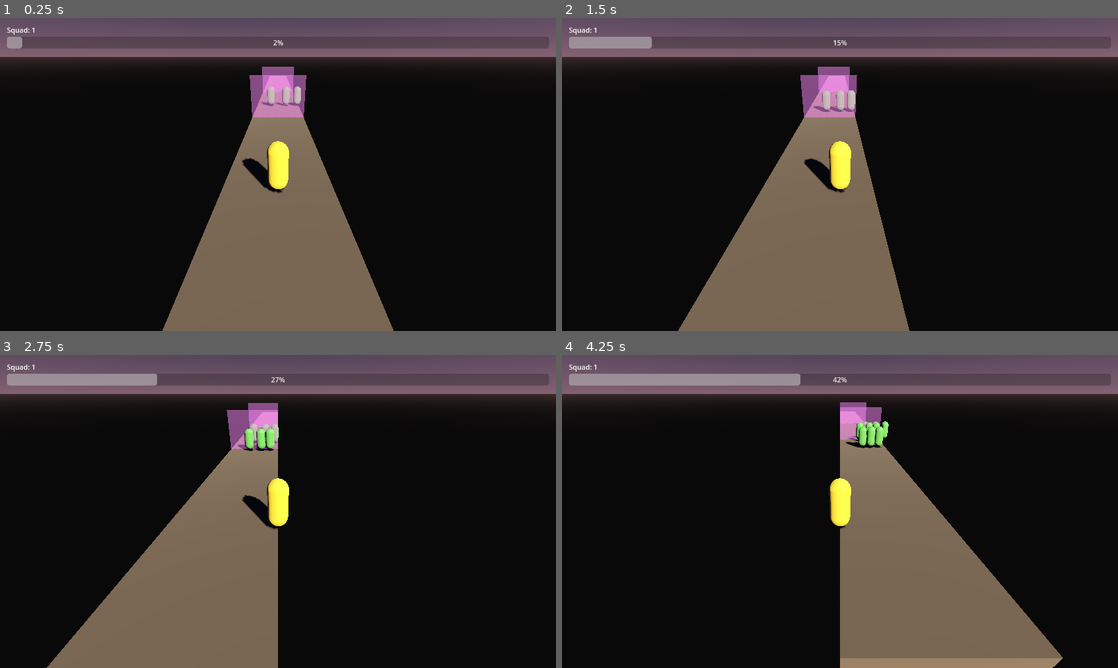
Above: before the commit, frames 1-4 (two rows, left to right).
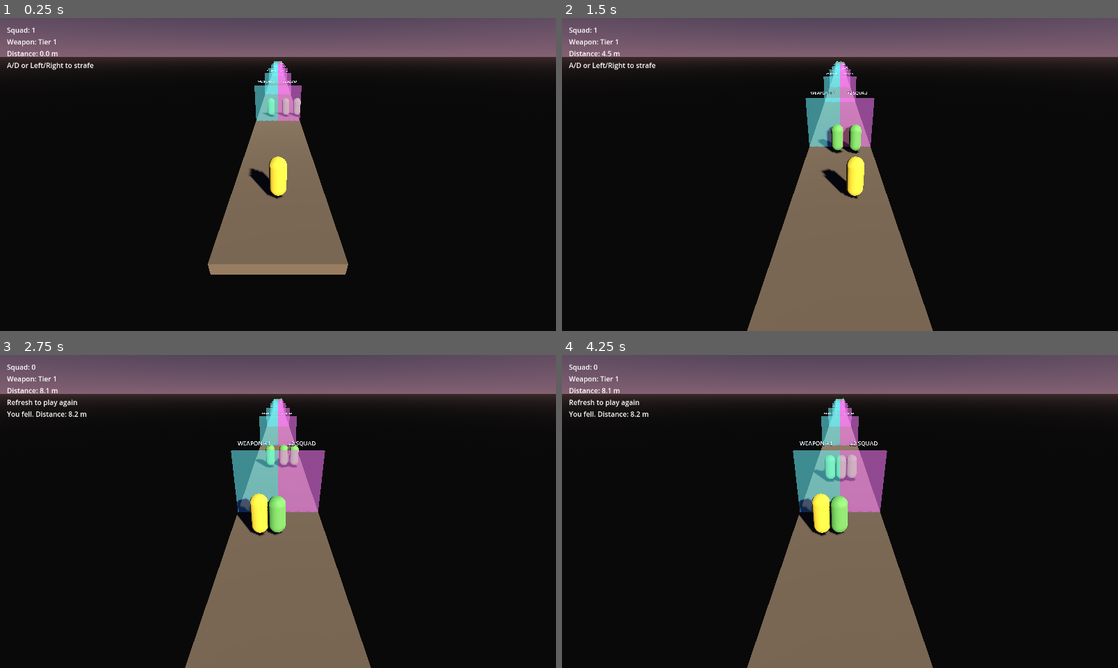
Above: after the commit, the same moments.

Repository: PawandeepSinghKhalsa/Hold-the-Line
Game: Godot game, scene res://scenes/main.tscn
Same seed, same stepped clock (60 frames per second), same inputs: the game is played once before the commit and once after it.
Inputs:
- Up to frame 1 (0.25 s): no input
- Up to frame 2 (1.5 s): hold D (move_right) 0.53-1.28 s; tap Space (supercharge, bound only before the commit) at 0.6, 1.35 s; hold A (move_left) from 1.28 s (still down)
- Up to frame 3 (2.75 s): release A (move_left) at 2.03 s; hold D (move_right) from 2.03 s (still down); tap Space (supercharge, bound only before the commit) at 2.1 s
- Up to frame 4 (4.25 s): tap Space (supercharge, bound only before the commit) at 2.85, 3.6 s; release D (move_right) at 3.53 s; hold A (move_left) from 3.53 s (still down)

The runs differ from the first frame. In frame 1, 15% of the frame differs, in the area x 1-99%, y 6-100%; in frame 2, 14%; in frame 3, 25%, in the area x 1-99%, y 3-100%; in frame 4, 25%.
Error after the commit: Parse Error: Cannot infer the type of "angle" variable because the value doesn't have a set type. (res://scripts/gate.gd:48)

Commit message:
Pivot to endless-runner gameplay with split gates
- Soldier auto-runs forward; removes push-back tug-of-war entirely
- Lateral input is now the only player control (A/D or arrow keys)
- Leader soldier auto-fires like the clones using shared weapon stats
- Split gates: left half upgrades weapon tier, right half multiplies
  squad size — player strafes to pick which half to pass through
- Weapon tiers scale damage, fire rate, and bullet speed across 6 steps
- Camera follows the soldier on Z only so the bridge doesn't slide
  when strafing
- Bridge extended to 120m with a green goal zone at the far end for
  a win condition; HUD shows squad, weapon tier, distance, and end
  state
- Zombies now damage anything in the "shooters" group, so a leader
  left alone can die instead of being invincible

https://claude.ai/code/session_01WNZkPqonAe5zQESFZUsP36

Diff:
--- a/project.godot
+++ b/project.godot
@@ -25,16 +25,13 @@
 move_left={
 "deadzone": 0.5,
 "events": [Object(InputEventKey,"resource_local_to_scene":false,"resource_name":"","device":-1,"window_id":0,"alt_pressed":false,"shift_pressed":false,"ctrl_pressed":false,"meta_pressed":false,"pressed":false,"keycode":65,"physical_keycode":0,"key_label":0,"unicode":97,"echo":false,"script":null)
+, Object(InputEventKey,"resource_local_to_scene":false,"resource_name":"","device":-1,"window_id":0,"alt_pressed":false,"shift_pressed":false,"ctrl_pressed":false,"meta_pressed":false,"pressed":false,"keycode":4194319,"physical_keycode":0,"key_label":0,"unicode":0,"echo":false,"script":null)
 ]
 }
 move_right={
 "deadzone": 0.5,
 "events": [Object(InputEventKey,"resource_local_to_scene":false,"resource_name":"","device":-1,"window_id":0,"alt_pressed":false,"shift_pressed":false,"ctrl_pressed":false,"meta_pressed":false,"pressed":false,"keycode":68,"physical_keycode":0,"key_label":0,"unicode":100,"echo":false,"script":null)
-]
-}
-supercharge={
-"deadzone": 0.5,
-"events": [Object(InputEventKey,"resource_local_to_scene":false,"resource_name":"","device":-1,"window_id":0,"alt_pressed":false,"shift_pressed":false,"ctrl_pressed":false,"meta_pressed":false,"pressed":false,"keycode":32,"physical_keycode":0,"key_label":0,"unicode":32,"echo":false,"script":null)
+, Object(InputEventKey,"resource_local_to_scene":false,"resource_name":"","device":-1,"window_id":0,"alt_pressed":false,"shift_pressed":false,"ctrl_pressed":false,"meta_pressed":false,"pressed":false,"keycode":4194321,"physical_keycode":0,"key_label":0,"unicode":0,"echo":false,"script":null)
 ]
 }
 
--- a/scenes/gate.tscn
+++ b/scenes/gate.tscn
@@ -1,28 +1,70 @@
-[gd_scene load_steps=4 format=3]
+[gd_scene load_steps=7 format=3]
 
 [ext_resource type="Script" path="res://scripts/gate.gd" id="1_gate"]
 [ext_resource type="PackedScene" path="res://scenes/clone.tscn" id="2_clone"]
 
-[sub_resource type="BoxShape3D" id="BoxShape3D_gate"]
-size = Vector3(4, 3, 0.4)
+[sub_resource type="BoxShape3D" id="BoxShape3D_half"]
+size = Vector3(2, 3, 0.4)
 
-[sub_resource type="BoxMesh" id="BoxMesh_gate"]
-size = Vector3(4, 3, 0.1)
+[sub_resource type="BoxMesh" id="BoxMesh_half"]
+size = Vector3(2, 3, 0.1)
 
-[sub_resource type="StandardMaterial3D" id="StandardMaterial3D_gate"]
-albedo_color = Color(0.9, 0.4, 0.9, 0.5)
+[sub_resource type="StandardMaterial3D" id="StandardMaterial3D_weapon"]
+albedo_color = Color(0.25, 0.6, 1, 0.55)
 transparency = 1
+emission_enabled = true
+emission = Color(0.25, 0.6, 1, 1)
+emission_energy_multiplier = 0.3
 
-[node name="Gate" type="Area3D"]
+[sub_resource type="StandardMaterial3D" id="StandardMaterial3D_squad"]
+albedo_color = Color(1, 0.3, 0.8, 0.55)
+transparency = 1
+emission_enabled = true
+emission = Color(1, 0.3, 0.8, 1)
+emission_energy_multiplier = 0.3
+
+[node name="Gate" type="Node3D"]
 script = ExtResource("1_gate")
 clone_scene = ExtResource("2_clone")
-multiplier = 2
+squad_multiplier = 2
+weapon_upgrade_steps = 1
 
-[node name="CollisionShape3D" type="CollisionShape3D" parent="."]
+[node name="LeftHalf" type="Area3D" parent="."]
+transform = Transform3D(1, 0, 0, 0, 1, 0, 0, 0, 1, -1, 0, 0)
+
+[node name="CollisionShape3D" type="CollisionShape3D" parent="LeftHalf"]
 transform = Transform3D(1, 0, 0, 0, 1, 0, 0, 0, 1, 0, 1.5, 0)
-shape = SubResource("BoxShape3D_gate")
+shape = SubResource("BoxShape3D_half")
 
-[node name="Mesh" type="MeshInstance3D" parent="."]
+[node name="Mesh" type="MeshInstance3D" parent="LeftHalf"]
 transform = Transform3D(1, 0, 0, 0, 1, 0, 0, 0, 1, 0, 1.5, 0)
-mesh = SubResource("BoxMesh_gate")
-material_override = SubResource("StandardMaterial3D_gate")
+mesh = SubResource("BoxMesh_half")
+material_override = SubResource("StandardMaterial3D_weapon")
+
+[node name="Label" type="Label3D" parent="LeftHalf"]
+transform = Transform3D(1, 0, 0, 0, 1, 0, 0, 0, 1, 0, 3.3, 0)
+text = "WEAPON +1"
+font_size = 48
+outline_size = 12
+modulate = Color(0.85, 0.95, 1, 1)
+billboard = 1
+
+[node name="RightHalf" type="Area3D" parent="."]
+transform = Transform3D(1, 0, 0, 0, 1, 0, 0, 0, 1, 1, 0, 0)
+
+[node name="CollisionShape3D" type="CollisionShape3D" parent="RightHalf"]
+transform = Transform3D(1, 0, 0, 0, 1, 0, 0, 0, 1, 0, 1.5, 0)
+shape = SubResource("BoxShape3D_half")
+
+[node name="Mesh" type="MeshInstance3D" parent="RightHalf"]
+transform = Transform3D(1, 0, 0, 0, 1, 0, 0, 0, 1, 0, 1.5, 0)
+mesh = SubResource("BoxMesh_half")
+material_override = SubResource("StandardMaterial3D_squad")
+
+[node name="Label" type="Label3D" parent="RightHalf"]
+transform = Transform3D(1, 0, 0, 0, 1, 0, 0, 0, 1, 0, 3.3, 0)
+text = "x2 SQUAD"
+font_size = 48
+outline_size = 12
+modulate = Color(1, 0.9, 1, 1)
+billboard = 1
--- a/scenes/hud.tscn
+++ b/scenes/hud.tscn
@@ -23,10 +23,17 @@
 layout_mode = 2
 text = "Squad: 1"
 
-[node name="SuperchargeBar" type="ProgressBar" parent="Margin/VBox"]
+[node name="WeaponLabel" type="Label" parent="Margin/VBox"]
 layout_mode = 2
-max_value = 100.0
-value = 0.0
+text = "Weapon: Tier 1"
+
+[node name="DistanceLabel" type="Label" parent="Margin/VBox"]
+layout_mode = 2
+text = "Distance: 0 m"
+
+[node name="HintLabel" type="Label" parent="Margin/VBox"]
+layout_mode = 2
+text = "A/D or Left/Right to strafe"
 
 [node name="GameOverLabel" type="Label" parent="Margin/VBox"]
 layout_mode = 2
--- a/scenes/main.tscn
+++ b/scenes/main.tscn
@@ -1,19 +1,34 @@
-[gd_scene load_steps=8 format=3]
+[gd_scene load_steps=14 format=3]
 
 [ext_resource type="PackedScene" path="res://scenes/soldier.tscn" id="1_soldier"]
 [ext_resource type="PackedScene" path="res://scenes/zombie.tscn" id="2_zombie"]
 [ext_resource type="PackedScene" path="res://scenes/gate.tscn" id="3_gate"]
 [ext_resource type="PackedScene" path="res://scenes/hud.tscn" id="4_hud"]
 [ext_resource type="Script" path="res://scripts/zombie_spawner.gd" id="5_spawner"]
+[ext_resource type="Script" path="res://scripts/camera_follow.gd" id="6_camera"]
+[ext_resource type="Script" path="res://scripts/goal.gd" id="7_goal"]
 
 [sub_resource type="BoxShape3D" id="BoxShape3D_bridge"]
-size = Vector3(4, 0.5, 60)
+size = Vector3(4, 0.5, 120)
 
 [sub_resource type="BoxMesh" id="BoxMesh_bridge"]
-size = Vector3(4, 0.5, 60)
+size = Vector3(4, 0.5, 120)
 
 [sub_resource type="StandardMaterial3D" id="StandardMaterial3D_bridge"]
 albedo_color = Color(0.42, 0.35, 0.25, 1)
+
+[sub_resource type="BoxShape3D" id="BoxShape3D_goal"]
+size = Vector3(4, 3, 1)
+
+[sub_resource type="BoxMesh" id="BoxMesh_goal"]
+size = Vector3(4, 3, 0.2)
+
+[sub_resource type="StandardMaterial3D" id="StandardMaterial3D_goal"]
+albedo_color = Color(0.3, 1, 0.4, 0.6)
+transparency = 1
+emission_enabled = true
+emission = Color(0.3, 1, 0.4, 1)
+emission_energy_multiplier = 0.4
 
 [sub_resource type="ProceduralSkyMaterial" id="ProceduralSkyMaterial_sky"]
 sky_top_color = Color(0.09, 0.12, 0.2, 1)
@@ -41,7 +56,7 @@
 shadow_enabled = true
 
 [node name="Bridge" type="StaticBody3D" parent="."]
-transform = Transform3D(1, 0, 0, 0, 1, 0, 0, 0, 1, 0, -0.25, -15)
+transform = Transform3D(1, 0, 0, 0, 1, 0, 0, 0, 1, 0, -0.25, -55)
 
 [node name="CollisionShape3D" type="CollisionShape3D" parent="Bridge"]
 shape = SubResource("BoxShape3D_bridge")
@@ -51,18 +66,55 @@
 material_override = SubResource("StandardMaterial3D_bridge")
 
 [node name="Soldier" parent="." instance=ExtResource("1_soldier")]
-transform = Transform3D(1, 0, 0, 0, 1, 0, 0, 0, 1, 0, 0.1, 5)
+transform = Transform3D(1, 0, 0, 0, 1, 0, 0, 0, 1, 0, 0.1, 3)
 
-[node name="Camera3D" type="Camera3D" parent="Soldier"]
-transform = Transform3D(1, 0, 0, 0, 0.866, 0.5, 0, -0.5, 0.866, 0, 4, 6)
+[node name="Camera3D" type="Camera3D" parent="."]
+transform = Transform3D(1, 0, 0, 0, 0.866, 0.5, 0, -0.5, 0.866, 0, 5, 10)
+script = ExtResource("6_camera")
+target_path = NodePath("../Soldier")
 
 [node name="Gate1" parent="." instance=ExtResource("3_gate")]
-transform = Transform3D(1, 0, 0, 0, 1, 0, 0, 0, 1, 0, 0, -5)
-multiplier = 2
+transform = Transform3D(1, 0, 0, 0, 1, 0, 0, 0, 1, 0, 0, -10)
+squad_multiplier = 2
+weapon_upgrade_steps = 1
 
 [node name="Gate2" parent="." instance=ExtResource("3_gate")]
-transform = Transform3D(1, 0, 0, 0, 1, 0, 0, 0, 1, 0, 0, -18)
-multiplier = 3
+transform = Transform3D(1, 0, 0, 0, 1, 0, 0, 0, 1, 0, 0, -25)
+squad_multiplier = 2
+weapon_upgrade_steps = 1
+
+[node name="Gate3" parent="." instance=ExtResource("3_gate")]
+transform = Transform3D(1, 0, 0, 0, 1, 0, 0, 0, 1, 0, 0, -40)
+squad_multiplier = 3
+weapon_upgrade_steps = 1
+
+[node name="Gate4" parent="." instance=ExtResource("3_gate")]
+transform = Transform3D(1, 0, 0, 0, 1, 0, 0, 0, 1, 0, 0, -60)
+squad_multiplier = 2
+weapon_upgrade_steps = 1
+
+[node name="Gate5" parent="." instance=ExtResource("3_gate")]
+transform = Transform3D(1, 0, 0, 0, 1, 0, 0, 0, 1, 0, 0, -80)
+squad_multiplier = 3
+weapon_upgrade_steps = 1
+
+[node name="Gate6" parent="." instance=ExtResource("3_gate")]
+transform = Transform3D(1, 0, 0, 0, 1, 0, 0, 0, 1, 0, 0, -100)
+squad_multiplier = 4
+weapon_upgrade_steps = 1
+
+[node name="Goal" type="Area3D" parent="."]
+transform = Transform3D(1, 0, 0, 0, 1, 0, 0, 0, 1, 0, 0, -112)
+script = ExtResource("7_goal")
+
+[node name="CollisionShape3D" type="CollisionShape3D" parent="Goal"]
+transform = Transform3D(1, 0, 0, 0, 1, 0, 0, 0, 1, 0, 1.5, 0)
+shape = SubResource("BoxShape3D_goal")
+
+[node name="Mesh" type="MeshInstance3D" parent="Goal"]
+transform = Transform3D(1, 0, 0, 0, 1, 0, 0, 0, 1, 0, 1.5, 0)
+mesh = SubResource("BoxMesh_goal")
+material_override = SubResource("StandardMaterial3D_goal")
 
 [node name="ZombieSpawner" type="Node3D" parent="."]
 script = ExtResource("5_spawner")
--- a/scenes/soldier.tscn
+++ b/scenes/soldier.tscn
@@ -1,6 +1,7 @@
-[gd_scene load_steps=3 format=3]
+[gd_scene load_steps=5 format=3]
 
 [ext_resource type="Script" path="res://scripts/soldier.gd" id="1_soldier"]
+[ext_resource type="PackedScene" path="res://scenes/bullet.tscn" id="2_bullet"]
 
 [sub_resource type="CapsuleShape3D" id="CapsuleShape3D_soldier"]
 radius = 0.35
@@ -15,6 +16,7 @@
 
 [node name="Soldier" type="CharacterBody3D" groups=["soldier"]]
 script = ExtResource("1_soldier")
+bullet_scene = ExtResource("2_bullet")
 
 [node name="CollisionShape3D" type="CollisionShape3D" parent="."]
 transform = Transform3D(1, 0, 0, 0, 1, 0, 0, 0, 1, 0, 0.85, 0)
--- a/scripts/bullet.gd
+++ b/scripts/bullet.gd
@@ -1,16 +1,18 @@
 extends Area3D
 
-# Simple projectile. Travels in `direction`, despawns on timeout or hit.
+# Simple projectile. Speed and damage come from GameManager weapon tier.
 
-@export var speed: float = 20.0
-@export var damage: int = 1
 @export var lifetime: float = 2.0
 
 var direction: Vector3 = Vector3.FORWARD
 var _age: float = 0.0
+var _speed: float = 20.0
+var _damage: int = 1
 
 
 func _ready() -> void:
+	_speed = GameManager.weapon_bullet_speed()
+	_damage = GameManager.weapon_damage()
 	body_entered.connect(_on_body_entered)
 	area_entered.connect(_on_area_entered)
 
@@ -20,7 +22,7 @@
 	if _age >= lifetime:
 		queue_free()
 		return
-	global_position += direction * speed * delta
+	global_position += direction * _speed * delta
 
 
 func _on_body_entered(body: Node3D) -> void:
@@ -33,5 +35,5 @@
 
 func _try_hit(node: Node) -> void:
 	if node.is_in_group("zombies") and node.has_method("take_damage"):
-		node.take_damage(damage)
+		node.take_damage(_damage)
 		queue_free()
--- /dev/null
+++ b/scripts/camera_follow.gd
@@ -0,0 +1,19 @@
+extends Camera3D
+
+# Follows target on Z only (no lateral slide when soldier strafes).
+
+@export var target_path: NodePath
+@export var offset: Vector3 = Vector3(0, 5, 7)
+
+var _target: Node3D
+
+
+func _ready() -> void:
+	if target_path:
+		_target = get_node(target_path)
+
+
+func _process(_delta: float) -> void:
+	if _target == null:
+		return
+	global_position = Vector3(0, _target.global_position.y + offset.y, _target.global_position.z + offset.z)
--- a/scripts/clone.gd
+++ b/scripts/clone.gd
@@ -1,16 +1,19 @@
 extends CharacterBody3D
 
-# A squad member. Follows the soldier with an offset, shoots the nearest zombie
-# on a fixed cadence. Dies when a zombie touches it in melee range.
+# Follows leader with offset. Auto-fires using shared weapon stats from
+# GameManager. Dies on zombie melee contact.
 
 @export var follow_offset: Vector3 = Vector3(0, 0, 1.0)
-@export var fire_rate: float = 1.0
 @export var bullet_scene: PackedScene
 @export var melee_damage_interval: float = 2.0
 
 var leader: Node3D
 var _fire_cooldown: float = 0.0
 var _melee_cooldown: float = 0.0
+
+
+func _ready() -> void:
+	add_to_group("shooters")
 
 
 func _physics_process(delta: float) -> void:
@@ -25,7 +28,7 @@
 	_fire_cooldown -= delta
 	if _fire_cooldown <= 0.0:
 		_try_shoot()
-		_fire_cooldown = 1.0 / fire_rate
+		_fire_cooldown = 1.0 / GameManager.weapon_fire_rate()
 
 	_melee_cooldown = max(0.0, _melee_cooldown - delta)
 
--- a/scripts/game_manager.gd
+++ b/scripts/game_manager.gd
@@ -1,44 +1,55 @@
 extends Node
 
-# Autoload singleton. Tracks squad size, supercharge, and tuning constants.
+# Autoload singleton. Tracks squad, weapon tier, and tuning constants.
 # Referenced from any script as `GameManager.<name>`.
 
 signal squad_size_changed(new_size: int)
-signal supercharge_changed(fill_pct: float)
+signal weapon_tier_changed(new_tier: int)
 signal game_over(distance_traveled: float)
 
-const FORCE_PER_ZOMBIE := 1.0
-const RESISTANCE_PER_CLONE := 3.0
-const PUSH_SPEED_SCALE := 0.5
+const FORWARD_SPEED := 5.0
+const STRAFE_SPEED := 7.0
 const BRIDGE_HALF_WIDTH := 2.0
-const BRIDGE_LENGTH := 30.0
 
-const SUPERCHARGE_FILL_RATE := 10.0
-const SUPERCHARGE_MAX := 100.0
-const SUPERCHARGE_BONUS_MIN := 2
-const SUPERCHARGE_BONUS_MAX := 4
+const WEAPON_TIERS := [
+	{"damage": 1, "fire_rate": 1.0, "bullet_speed": 20.0},
+	{"damage": 1, "fire_rate": 2.0, "bullet_speed": 22.0},
+	{"damage": 2, "fire_rate": 2.0, "bullet_speed": 24.0},
+	{"damage": 2, "fire_rate": 3.0, "bullet_speed": 26.0},
+	{"damage": 3, "fire_rate": 3.0, "bullet_speed": 28.0},
+	{"damage": 3, "fire_rate": 4.0, "bullet_speed": 30.0},
+]
 
 var squad_size: int = 1
-var supercharge: float = 0.0
+var weapon_tier: int = 0
 var distance_traveled: float = 0.0
 var is_running: bool = false
 
 
 func reset() -> void:
 	squad_size = 1
-	supercharge = 0.0
+	weapon_tier = 0
 	distance_traveled = 0.0
 	is_running = true
 	squad_size_changed.emit(squad_size)
-	supercharge_changed.emit(supercharge)
+	weapon_tier_changed.emit(weapon_tier)
 
 
-func _process(delta: float) -> void:
-	if not is_running:
-		return
-	if supercharge < SUPERCHARGE_MAX:
-		supercharge = min(SUPERCHARGE_MAX, supercharge + SUPERCHARGE_FILL_RATE * delta)
-		supercharge_changed.emit(supercharge)
+func weapon_damage() -> int:
+	return WEAPON_TIERS[weapon_tier].damage
+
+
+func weapon_fire_rate() -> float:
+	return WEAPON_TIERS[weapon_tier].fire_rate
+
+
+func weapon_bullet_speed() -> float:
+	return WEAPON_TIERS[weapon_tier].bullet_speed
+
+
+func upgrade_weapon(steps: int = 1) -> void:
+	weapon_tier = min(WEAPON_TIERS.size() - 1, weapon_tier + steps)
+	weapon_tier_changed.emit(weapon_tier)
 
 
 func apply_multiplier(multiplier: int) -> int:
@@ -61,17 +72,14 @@
 		game_over.emit(distance_traveled)
 
 
-func try_trigger_supercharge() -> int:
-	if supercharge < SUPERCHARGE_MAX:
-		return 0
-	supercharge = 0.0
-	supercharge_changed.emit(supercharge)
-	var bonus := randi_range(SUPERCHARGE_BONUS_MIN, SUPERCHARGE_BONUS_MAX)
-	add_clones(bonus)
-	return bonus
+func end_run() -> void:
+	if not is_running:
+		return
+	is_running = false
+	game_over.emit(distance_traveled)
 
 
-func compute_net_push(zombie_count: int) -> float:
-	var push := zombie_count * FORCE_PER_ZOMBIE
-	var resist := squad_size * RESISTANCE_PER_CLONE
-	return push - resist
+func kill_leader() -> void:
+	squad_size = 0
+	squad_size_changed.emit(squad_size)
+	end_run()
--- a/scripts/gate.gd
+++ b/scripts/gate.gd
@@ -1,25 +1,40 @@
-extends Area3D
+extends Node3D
 
-# Multiplier gate. When the soldier enters, squad size is multiplied and
-# new clones are spawned. Gate is then consumed.
+# Split gate. Player strafes into one half:
+# - Left half (blue): upgrades weapon tier
+# - Right half (magenta): multiplies squad size and spawns clones
 
-@export var multiplier: int = 2
+@export var squad_multiplier: int = 2
+@export var weapon_upgrade_steps: int = 1
 @export var clone_scene: PackedScene
 
 var _consumed: bool = false
 
 
 func _ready() -> void:
-	body_entered.connect(_on_body_entered)
+	var left: Area3D = $LeftHalf
+	var right: Area3D = $RightHalf
+	left.body_entered.connect(_on_left_entered)
+	right.body_entered.connect(_on_right_entered)
+	if left.has_node("Label"):
+		left.get_node("Label").text = "WEAPON +%d" % weapon_upgrade_steps
+	if right.has_node("Label"):
+		right.get_node("Label").text = "x%d SQUAD" % squad_multiplier
 
 
-func _on_body_entered(body: Node3D) -> void:
-	if _consumed:
-		return
-	if not body.is_in_group("soldier"):
+func _on_left_entered(body: Node3D) -> void:
+	if _consumed or not body.is_in_group("soldier"):
 		return
 	_consumed = true
-	var spawned := GameManager.apply_multiplier(multiplier)
+	GameManager.upgrade_weapon(weapon_upgrade_steps)
+	queue_free()
+
+
+func _on_right_entered(body: Node3D) -> void:
+	if _consumed or not body.is_in_group("soldier"):
+		return
+	_consumed = true
+	var spawned := GameManager.apply_multiplier(squad_multiplier)
 	_spawn_clones(body, spawned)
 	queue_free()
 
@@ -30,7 +45,7 @@
 	for i in count:
 		var clone := clone_scene.instantiate()
 		get_tree().current_scene.add_child(clone)
-		var angle := (TAU / count) * i
+		var angle := (TAU / max(count, 1)) * i
 		var offset := Vector3(cos(angle) * 1.2, 0, sin(angle) * 1.2)
 		clone.global_position = leader.global_position + offset
 		clone.leader = leader
--- /dev/null
+++ b/scripts/goal.gd
@@ -0,0 +1,11 @@
+extends Area3D
+
+# End-of-bridge trigger. Marks the run complete when the soldier reaches it.
+
+func _ready() -> void:
+	body_entered.connect(_on_body_entered)
+
+
+func _on_body_entered(body: Node3D) -> void:
+	if body.is_in_group("soldier"):
+		GameManager.end_run()
--- a/scripts/hud.gd
+++ b/scripts/hud.gd
@@ -1,29 +1,40 @@
 extends CanvasLayer
 
-# Minimal HUD: squad count, supercharge fill, game-over message.
+# Minimal HUD: squad count, weapon tier, distance, game-over message.
 
 @onready var squad_label: Label = $Margin/VBox/SquadLabel
-@onready var supercharge_bar: ProgressBar = $Margin/VBox/SuperchargeBar
+@onready var weapon_label: Label = $Margin/VBox/WeaponLabel
+@onready var distance_label: Label = $Margin/VBox/DistanceLabel
 @onready var game_over_label: Label = $Margin/VBox/GameOverLabel
+@onready var hint_label: Label = $Margin/VBox/HintLabel
 
 
 func _ready() -> void:
 	GameManager.squad_size_changed.connect(_on_squad_changed)
-	GameManager.supercharge_changed.connect(_on_supercharge_changed)
+	GameManager.weapon_tier_changed.connect(_on_weapon_changed)
 	GameManager.game_over.connect(_on_game_over)
 	game_over_label.visible = false
 	_on_squad_changed(GameManager.squad_size)
-	_on_supercharge_changed(GameManager.supercharge)
+	_on_weapon_changed(GameManager.weapon_tier)
+
+
+func _process(_delta: float) -> void:
+	if GameManager.is_running:
+		distance_label.text = "Distance: %.1f m" % GameManager.distance_traveled
 
 
 func _on_squad_changed(new_size: int) -> void:
 	squad_label.text = "Squad: %d" % new_size
 
 
-func _on_supercharge_changed(fill_pct: float) -> void:
-	supercharge_bar.value = fill_pct
+func _on_weapon_changed(new_tier: int) -> void:
+	weapon_label.text = "Weapon: Tier %d" % (new_tier + 1)
 
 
 func _on_game_over(distance: float) -> void:
 	game_over_label.visible = true
-	game_over_label.text = "You fell. Distance held: %.1f m" % distance
+	if GameManager.squad_size <= 0:
+		game_over_label.text = "You fell. Distance: %.1f m" % distance
+	else:
+		game_over_label.text = "You held the line! Distance: %.1f m" % distance
+	hint_label.text = "Refresh to play again"
--- a/scripts/soldier.gd
+++ b/scripts/soldier.gd
@@ -1,13 +1,16 @@
 extends CharacterBody3D
 
-# The leader the camera follows. Lateral input from the player; forward/back
-# drift comes from the push-back tug-of-war computed in GameManager.
+# Auto-runs forward. Player controls only lateral strafe (A/D or arrows).
+# Auto-fires at nearest zombie like a clone. Dies if pushed off bridge edges.
 
-@export var lateral_speed: float = 6.0
+@export var bullet_scene: PackedScene
+
+var _fire_cooldown: float = 0.0
 
 
 func _ready() -> void:
 	GameManager.reset()
+	add_to_group("shooters")
 
 
 func _physics_process(delta: float) -> void:
@@ -16,17 +19,43 @@
 		return
 
 	var lateral := Input.get_axis("move_left", "move_right")
-	velocity.x = lateral * lateral_speed
-	velocity.x = clamp(velocity.x, -lateral_speed, lateral_speed)
-
-	var active_zombies := get_tree().get_nodes_in_group("zombies").size()
-	var net_force := GameManager.compute_net_push(active_zombies)
-	velocity.z = net_force * GameManager.PUSH_SPEED_SCALE
+	velocity.x = lateral * GameManager.STRAFE_SPEED
+	velocity.z = -GameManager.FORWARD_SPEED
 
 	move_and_slide()
 
 	position.x = clamp(position.x, -GameManager.BRIDGE_HALF_WIDTH, GameManager.BRIDGE_HALF_WIDTH)
 	GameManager.distance_traveled = max(GameManager.distance_traveled, -position.z)
 
-	if Input.is_action_just_pressed("supercharge"):
-		GameManager.try_trigger_supercharge()
+	_fire_cooldown -= delta
+	if _fire_cooldown <= 0.0:
+		_try_shoot()
+		_fire_cooldown = 1.0 / GameManager.weapon_fire_rate()
+
+
+func _try_shoot() -> void:
+	if bullet_scene == null:
+		return
+	var target := _find_nearest_zombie()
+	if target == null:
+		return
+	var bullet := bullet_scene.instantiate()
+	get_tree().current_scene.add_child(bullet)
+	bullet.global_position = global_position + Vector3(0, 0.6, 0)
+	bullet.direction = (target.global_position - bullet.global_position).normalized()
+
+
+func _find_nearest_zombie() -> Node3D:
+	var zombies := get_tree().get_nodes_in_group("zombies")
+	var best: Node3D = null
+	var best_dist := INF
+	for z in zombies:
+		var d: float = global_position.distance_to(z.global_position)
+		if d < best_dist:
+			best_dist = d
+			best = z
+	return best
+
+
+func take_melee_hit() -> void:
+	GameManager.kill_leader()
--- a/scripts/zombie.gd
+++ b/scripts/zombie.gd
@@ -25,9 +25,10 @@
 		velocity = dir.normalized() * walk_speed
 	move_and_slide()
 
-	for clone in get_tree().get_nodes_in_group("clones"):
-		if global_position.distance_to(clone.global_position) < melee_range:
-			clone.take_melee_hit()
+	for shooter in get_tree().get_nodes_in_group("shooters"):
+		if global_position.distance_to(shooter.global_position) < melee_range:
+			if shooter.has_method("take_melee_hit"):
+				shooter.take_melee_hit()
 			break
 
 
